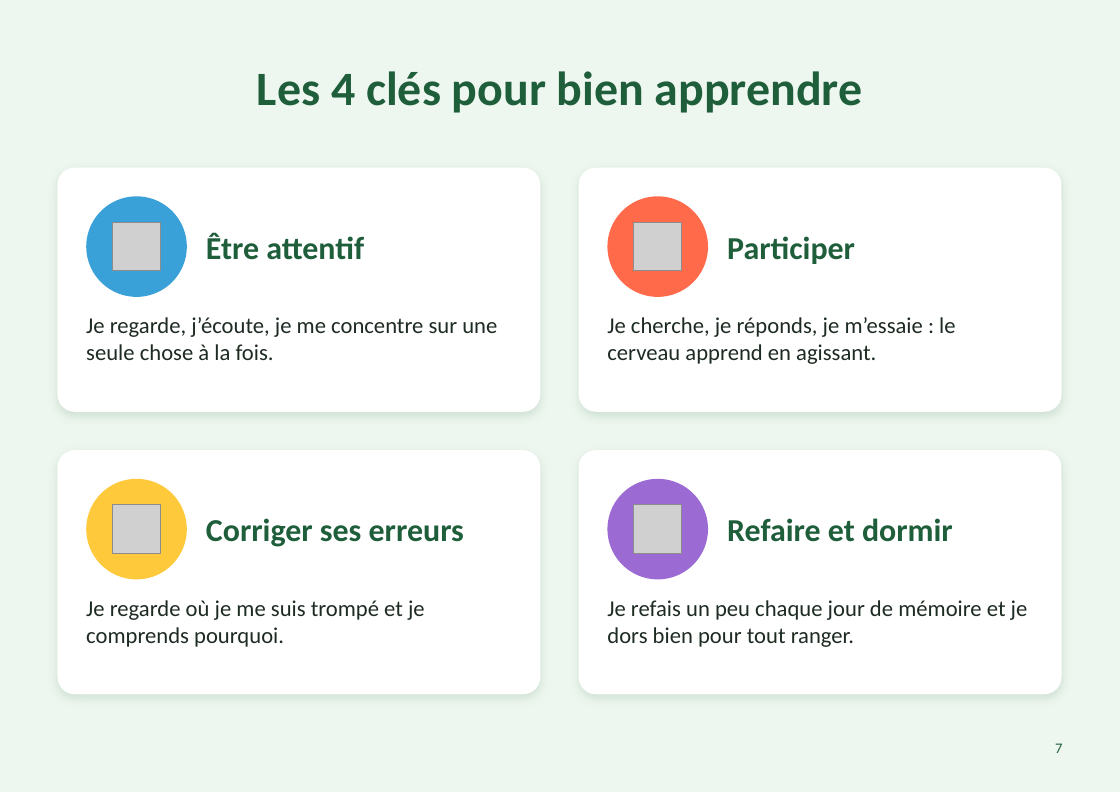
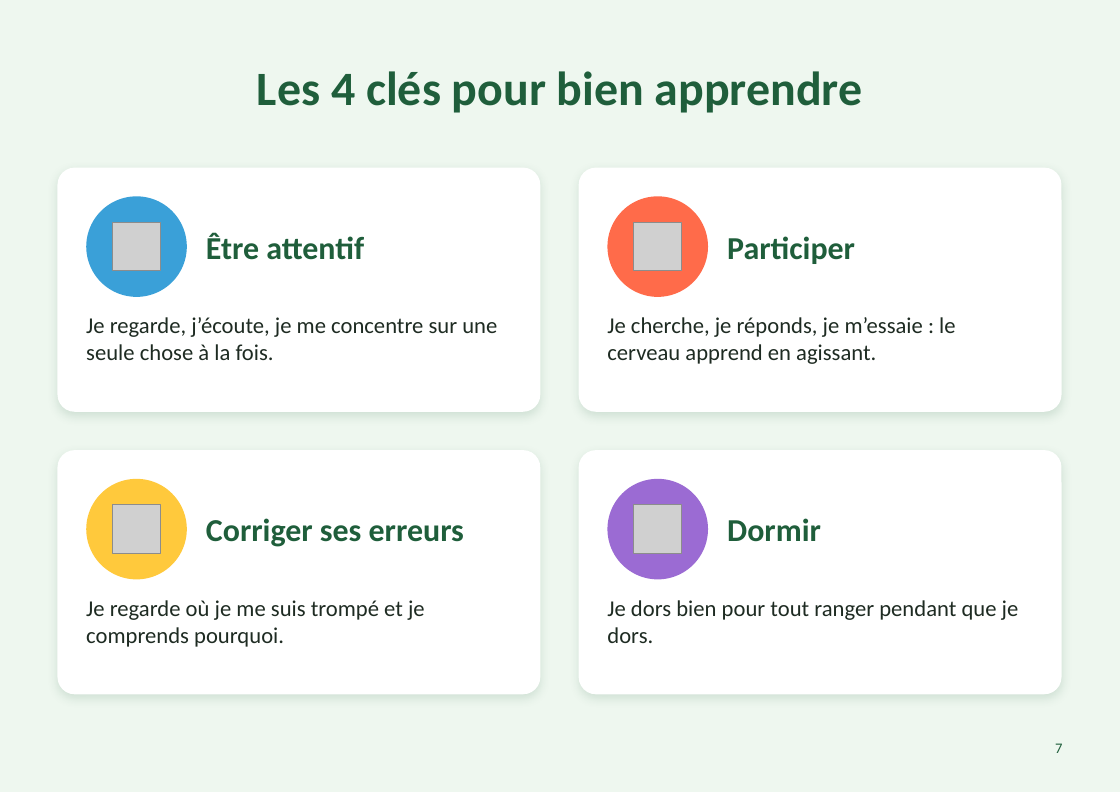
Before and after one commit to toujourscap/toujourscap, a slide deck: slide 7 of assets/fichiers/apprendre-diaporama.pptx. Drawn at 1120x792 pixels with LibreOffice and Linux fonts; fonts in the diff are those of the drawing; grey boxes stand for pictures. Boxes give left, top, right and bottom in pixels: in the first picture for what was removed or moved away, otherwise in the second. Text is boxed around its words. In the diff, an @@ line names an element or a change of style, - is before the commit and + after.

```diff
--- a/assets/fichiers/apprendre-diaporama.pptx
+++ b/assets/fichiers/apprendre-diaporama.pptx
@@ text at (727,518,821,542): text changed @@
-Refaire et dormir
+Dormir
@@ text at (607,600,1019,643): text changed @@
-Je refais un peu chaque jour de mémoire et je dors bien pour tout ranger.
+Je dors bien pour tout ranger pendant que je dors.
```
Also in this commit, not shown: 7 other files.
